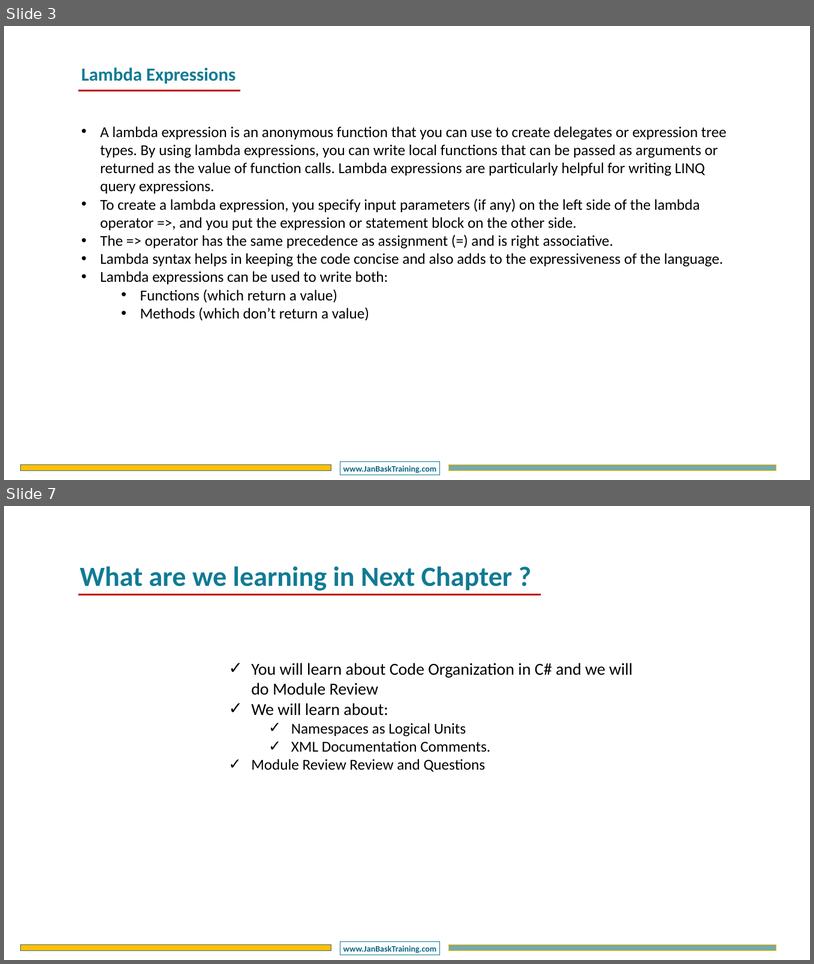
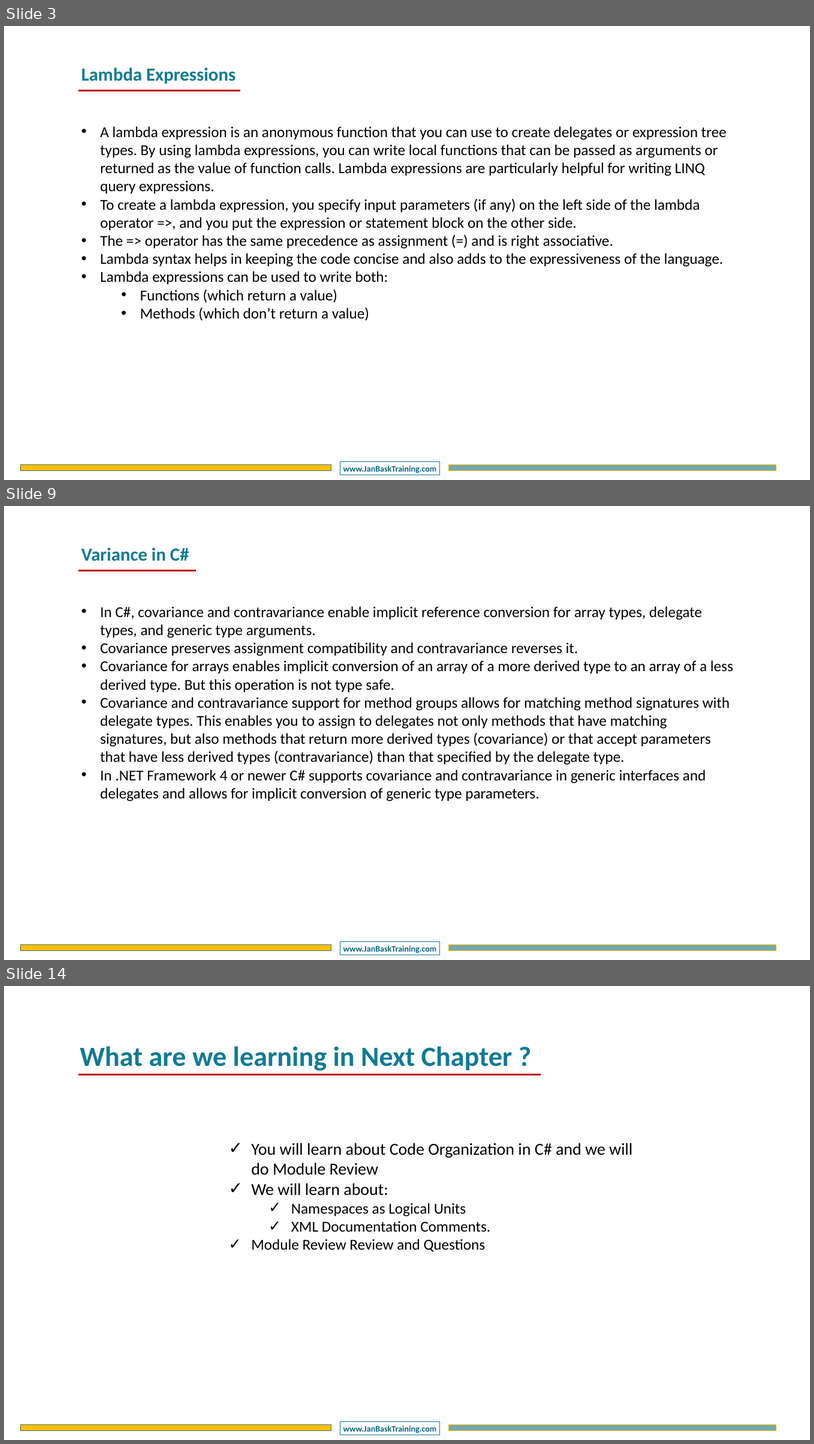
Before and after one commit to DotNetTraining/DotNetEssentials, a slide deck: slides/OOPC/OOPC - Chapter4.pptx. Shown one above the other, each under a label of ours: slides 3 and 7 before the commit, slides 3, 9 and 14 after it; the slides between them are not shown. The pictures are 814x964 and 814x1444 pixels, drawn with LibreOffice and Linux fonts; fonts in the diff are those of the drawing; background and template pictures are left out. Boxes give left, top, right and bottom in pixels: in the first picture for what was removed or moved away, otherwise in the second. Text is boxed around its words. In the diff, an @@ line names an element or a change of style, - is before the commit and + after.

```diff
--- a/slides/OOPC/OOPC - Chapter4.pptx
+++ b/slides/OOPC/OOPC - Chapter4.pptx
@@ slide 9 added at [4, 506, 810, 960], background #FFFFFF; not listed: 3 template elements that a slide beside it also shows @@
@@ text added at [81, 547, 189, 561], 44 pt, text #107B94, bold @@
+Variance in C#
@@ line added from (78, 571) to (196, 571), #C00000 4.5 pt @@
@@ text added at [100, 606, 734, 801], 36 pt, text #000000 @@
+• In C#, covariance and contravariance enable implicit reference conversion for array types, delegate types, and generic type arguments.
+• Covariance preserves assignment compatibility and contravariance reverses it.
+• Covariance for arrays enables implicit conversion of an array of a more derived type to an array of a less derived type. But this operation is not type safe.
+• Covariance and contravariance support for method groups allows for matching method signatures with delegate types. This enables you to assign to delegates not only methods that have matching signatures, but also methods that return more derived types (covariance) or that accept parameters that have less derived types (contravariance) than that specified by the delegate type.
+• In .NET Framework 4 or newer C# supports covariance and contravariance in generic interfaces and delegates and allows for implicit conversion of generic type parameters.
@@ what was slide 7 is now slide 14 @@
```
Also in this commit, not shown: 3 slides changed, 6 other slides added, 5 other files.
